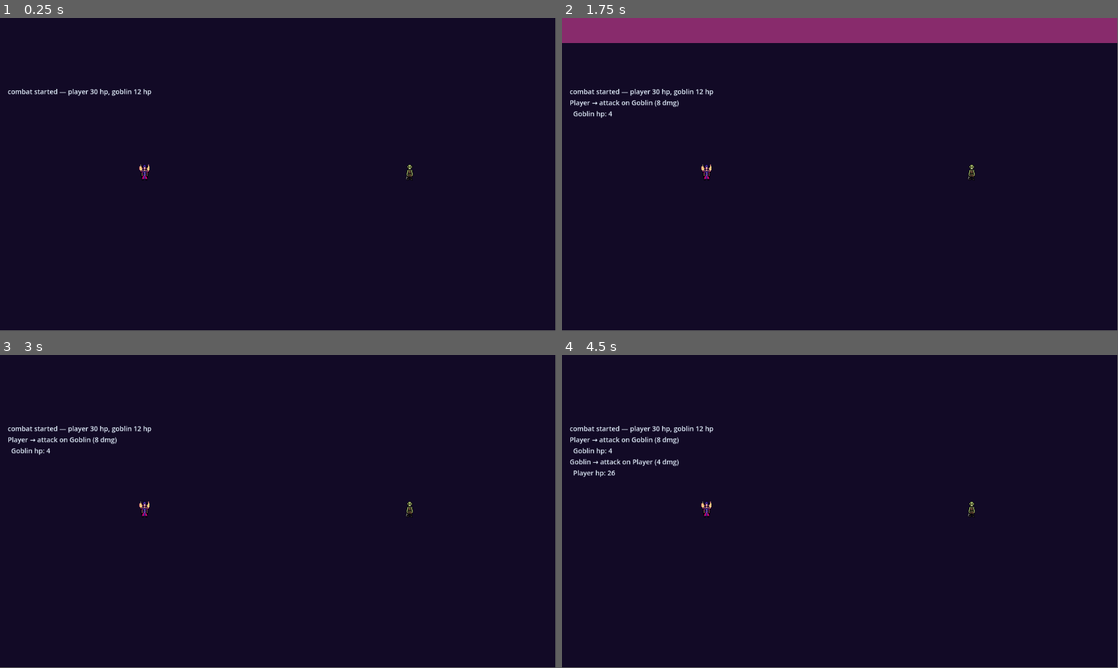
Above: before the commit, frames 1-4 (two rows, left to right).
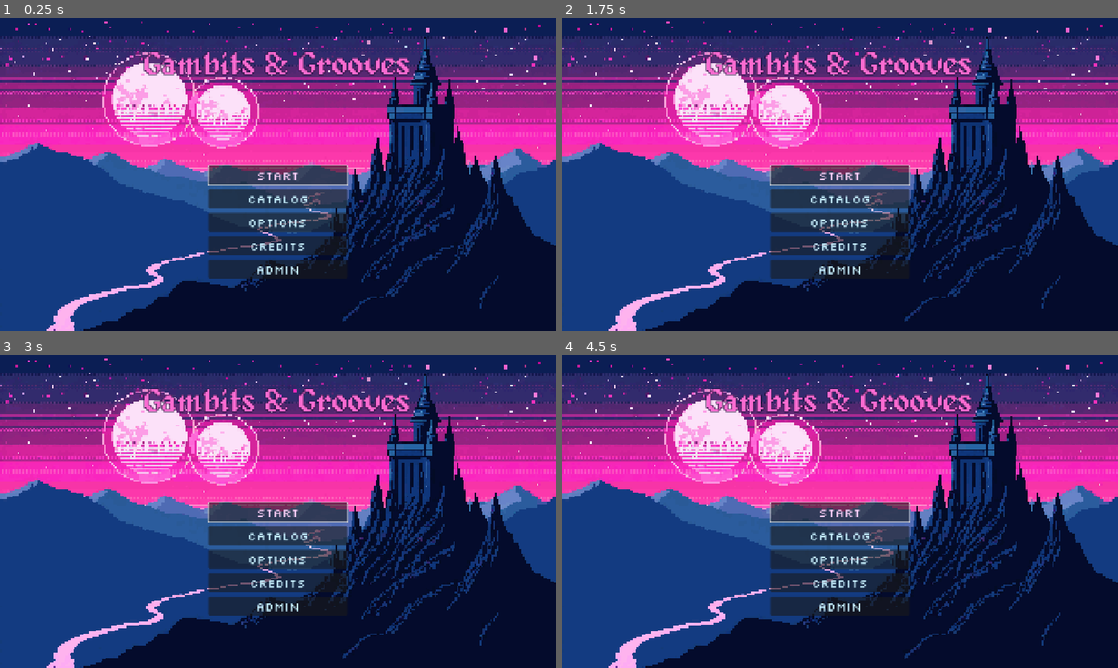
Above: after the commit, the same moments.

Repository: Kyle01/harmonic_gambit
Game: Godot game, scene res://scenes/ui/main_menu.tscn
The game is run twice, just before and just after one commit, with the same random seed, the same clock (stepped at 60 frames per second) and the same inputs. Before the commit the project starts from res://scenes/levels/test_arena.tscn.
Inputs (mouse positions are in pixels of both pictures, inside the frame that each line leads up to):
- Up to frame 1 (0.25 s): no input
- Up to frame 2 (1.75 s): click (840, 199) at 0.5 s, where only the run after the commit has a clickable "Catalog"; click (612, 309) at 1.25 s, where only the run after the commit has a clickable "Back to Menu"
- Up to frame 3 (3 s): click (278, 558) at 2 s, where only the run after the commit has a clickable "Options"; click (50, 646) at 2.75 s, where only the run after the commit has a clickable "Back to Menu"
- Up to frame 4 (4.5 s): click (840, 583) at 3.5 s, where only the run after the commit has a clickable "Credits"; click (612, 646) at 4.25 s, where only the run after the commit has a clickable "Back to Menu"
In our replay, the window is 799x449 before the commit and 800x450 after it. These sizes can differ from the game's own. Grey fills any space a smaller window leaves; there, only what the larger window draws over its background counts as a difference.

The runs differ from the first frame. In frame 1, 75% of the frame differs, in the area x 0-100%, y 0-100%; in frame 2, 75%; in frame 3, 75%; in frame 4, 75%.

Commit message:
feat: switch-friendly 1280x720 display and main menu with 5 placeholder pages
- project.godot: add [display] block at 1280×720 (Switch handheld
  native), stretch=canvas_items, aspect=keep. Set main scene to
  the new menu.
- main_menu.tscn: vaporwave backdrop, alagard title "Gambits &
  Grooves", silkscreen button column (Start, Catalog, Options,
  Credits, ADMIN).
- 5 placeholder pages share placeholder_page.gd — Back button +
  ui_cancel both route back to the menu via
  change_scene_to_file().

Direct scene transitions (no SceneRouter autoload) — promote
when run-flow demands shared transition state.

Co-Authored-By: Claude Opus 4.7 <noreply@anthropic.com>

Diff:
--- a/project.godot
+++ b/project.godot
@@ -11,7 +11,7 @@
 [application]
 
 config/name="harmonic rogue"
-run/main_scene="res://scenes/levels/test_arena.tscn"
+run/main_scene="res://scenes/ui/main_menu.tscn"
 config/features=PackedStringArray("4.6", "GL Compatibility")
 config/icon="res://icon.svg"
 
@@ -28,6 +28,13 @@
 MCPInputService="*res://addons/godot_mcp/mcp_input_service.gd"
 MCPGameInspector="*res://addons/godot_mcp/mcp_game_inspector_service.gd"
 
+[display]
+
+window/size/viewport_width=1280
+window/size/viewport_height=720
+window/stretch/mode="canvas_items"
+window/stretch/aspect="keep"
+
 [editor_plugins]
 
 enabled=PackedStringArray("res://addons/godot_mcp/plugin.cfg")
--- /dev/null
+++ b/scenes/ui/admin_placeholder.tscn
@@ -0,0 +1,60 @@
+[gd_scene load_steps=4 format=3]
+
+[ext_resource type="Script" path="res://scenes/ui/placeholder_page.gd" id="1_script"]
+[ext_resource type="FontFile" path="res://assets/fonts/alagard.ttf" id="2_title_font"]
+[ext_resource type="FontFile" path="res://assets/fonts/silkscreen.ttf" id="3_ui_font"]
+
+[node name="Placeholder" type="Control"]
+anchors_preset = 15
+anchor_right = 1.0
+anchor_bottom = 1.0
+grow_horizontal = 2
+grow_vertical = 2
+script = ExtResource("1_script")
+
+[node name="Background" type="ColorRect" parent="."]
+anchors_preset = 15
+anchor_right = 1.0
+anchor_bottom = 1.0
+grow_horizontal = 2
+grow_vertical = 2
+color = Color(0.08, 0.04, 0.18, 1)
+mouse_filter = 2
+
+[node name="TitleLabel" type="Label" parent="."]
+anchors_preset = 8
+anchor_left = 0.5
+anchor_top = 0.5
+anchor_right = 0.5
+anchor_bottom = 0.5
+offset_left = -400.0
+offset_top = -64.0
+offset_right = 400.0
+offset_bottom = 64.0
+grow_horizontal = 2
+grow_vertical = 2
+theme_override_colors/font_color = Color(0.98, 0.42, 0.82, 1)
+theme_override_colors/font_outline_color = Color(0.12, 0.04, 0.22, 1)
+theme_override_constants/outline_size = 4
+theme_override_fonts/font = ExtResource("2_title_font")
+theme_override_font_sizes/font_size = 48
+text = "ADMIN — Coming Soon"
+horizontal_alignment = 1
+vertical_alignment = 1
+mouse_filter = 2
+
+[node name="BackButton" type="Button" parent="."]
+anchors_preset = 2
+anchor_top = 1.0
+anchor_bottom = 1.0
+offset_left = 24.0
+offset_top = -72.0
+offset_right = 200.0
+offset_bottom = -24.0
+grow_vertical = 0
+theme_override_colors/font_color = Color(0.78, 0.94, 1, 1)
+theme_override_colors/font_hover_color = Color(1, 0.82, 0.98, 1)
+theme_override_colors/font_focus_color = Color(1, 0.82, 0.98, 1)
+theme_override_fonts/font = ExtResource("3_ui_font")
+theme_override_font_sizes/font_size = 22
+text = "Back to Menu"
--- /dev/null
+++ b/scenes/ui/catalog_placeholder.tscn
@@ -0,0 +1,60 @@
+[gd_scene load_steps=4 format=3]
+
+[ext_resource type="Script" path="res://scenes/ui/placeholder_page.gd" id="1_script"]
+[ext_resource type="FontFile" path="res://assets/fonts/alagard.ttf" id="2_title_font"]
+[ext_resource type="FontFile" path="res://assets/fonts/silkscreen.ttf" id="3_ui_font"]
+
+[node name="Placeholder" type="Control"]
+anchors_preset = 15
+anchor_right = 1.0
+anchor_bottom = 1.0
+grow_horizontal = 2
+grow_vertical = 2
+script = ExtResource("1_script")
+
+[node name="Background" type="ColorRect" parent="."]
+anchors_preset = 15
+anchor_right = 1.0
+anchor_bottom = 1.0
+grow_horizontal = 2
+grow_vertical = 2
+color = Color(0.08, 0.04, 0.18, 1)
+mouse_filter = 2
+
+[node name="TitleLabel" type="Label" parent="."]
+anchors_preset = 8
+anchor_left = 0.5
+anchor_top = 0.5
+anchor_right = 0.5
+anchor_bottom = 0.5
+offset_left = -400.0
+offset_top = -64.0
+offset_right = 400.0
+offset_bottom = 64.0
+grow_horizontal = 2
+grow_vertical = 2
+theme_override_colors/font_color = Color(0.98, 0.42, 0.82, 1)
+theme_override_colors/font_outline_color = Color(0.12, 0.04, 0.22, 1)
+theme_override_constants/outline_size = 4
+theme_override_fonts/font = ExtResource("2_title_font")
+theme_override_font_sizes/font_size = 48
+text = "Catalog — Coming Soon"
+horizontal_alignment = 1
+vertical_alignment = 1
+mouse_filter = 2
+
+[node name="BackButton" type="Button" parent="."]
+anchors_preset = 2
+anchor_top = 1.0
+anchor_bottom = 1.0
+offset_left = 24.0
+offset_top = -72.0
+offset_right = 200.0
+offset_bottom = -24.0
+grow_vertical = 0
+theme_override_colors/font_color = Color(0.78, 0.94, 1, 1)
+theme_override_colors/font_hover_color = Color(1, 0.82, 0.98, 1)
+theme_override_colors/font_focus_color = Color(1, 0.82, 0.98, 1)
+theme_override_fonts/font = ExtResource("3_ui_font")
+theme_override_font_sizes/font_size = 22
+text = "Back to Menu"
--- /dev/null
+++ b/scenes/ui/credits_placeholder.tscn
@@ -0,0 +1,60 @@
+[gd_scene load_steps=4 format=3]
+
+[ext_resource type="Script" path="res://scenes/ui/placeholder_page.gd" id="1_script"]
+[ext_resource type="FontFile" path="res://assets/fonts/alagard.ttf" id="2_title_font"]
+[ext_resource type="FontFile" path="res://assets/fonts/silkscreen.ttf" id="3_ui_font"]
+
+[node name="Placeholder" type="Control"]
+anchors_preset = 15
+anchor_right = 1.0
+anchor_bottom = 1.0
+grow_horizontal = 2
+grow_vertical = 2
+script = ExtResource("1_script")
+
+[node name="Background" type="ColorRect" parent="."]
+anchors_preset = 15
+anchor_right = 1.0
+anchor_bottom = 1.0
+grow_horizontal = 2
+grow_vertical = 2
+color = Color(0.08, 0.04, 0.18, 1)
+mouse_filter = 2
+
+[node name="TitleLabel" type="Label" parent="."]
+anchors_preset = 8
+anchor_left = 0.5
+anchor_top = 0.5
+anchor_right = 0.5
+anchor_bottom = 0.5
+offset_left = -400.0
+offset_top = -64.0
+offset_right = 400.0
+offset_bottom = 64.0
+grow_horizontal = 2
+grow_vertical = 2
+theme_override_colors/font_color = Color(0.98, 0.42, 0.82, 1)
+theme_override_colors/font_outline_color = Color(0.12, 0.04, 0.22, 1)
+theme_override_constants/outline_size = 4
+theme_override_fonts/font = ExtResource("2_title_font")
+theme_override_font_sizes/font_size = 48
+text = "Credits — Coming Soon"
+horizontal_alignment = 1
+vertical_alignment = 1
+mouse_filter = 2
+
+[node name="BackButton" type="Button" parent="."]
+anchors_preset = 2
+anchor_top = 1.0
+anchor_bottom = 1.0
+offset_left = 24.0
+offset_top = -72.0
+offset_right = 200.0
+offset_bottom = -24.0
+grow_vertical = 0
+theme_override_colors/font_color = Color(0.78, 0.94, 1, 1)
+theme_override_colors/font_hover_color = Color(1, 0.82, 0.98, 1)
+theme_override_colors/font_focus_color = Color(1, 0.82, 0.98, 1)
+theme_override_fonts/font = ExtResource("3_ui_font")
+theme_override_font_sizes/font_size = 22
+text = "Back to Menu"
--- /dev/null
+++ b/scenes/ui/main_menu.gd
@@ -0,0 +1,21 @@
+class_name MainMenu
+extends Control
+
+@onready var start_button: Button = $Buttons/StartButton
+@onready var catalog_button: Button = $Buttons/CatalogButton
+@onready var options_button: Button = $Buttons/OptionsButton
+@onready var credits_button: Button = $Buttons/CreditsButton
+@onready var admin_button: Button = $Buttons/AdminButton
+
+
+func _ready() -> void:
+	start_button.pressed.connect(_go.bind("res://scenes/ui/start_placeholder.tscn"))
+	catalog_button.pressed.connect(_go.bind("res://scenes/ui/catalog_placeholder.tscn"))
+	options_button.pressed.connect(_go.bind("res://scenes/ui/options_placeholder.tscn"))
+	credits_button.pressed.connect(_go.bind("res://scenes/ui/credits_placeholder.tscn"))
+	admin_button.pressed.connect(_go.bind("res://scenes/ui/admin_placeholder.tscn"))
+	start_button.grab_focus()
+
+
+func _go(path: String) -> void:
+	get_tree().change_scene_to_file(path)
--- /dev/null
+++ b/scenes/ui/main_menu.tscn
@@ -0,0 +1,110 @@
+[gd_scene load_steps=5 format=3]
+
+[ext_resource type="Script" path="res://scenes/ui/main_menu.gd" id="1_script"]
+[ext_resource type="Texture2D" path="res://assets/sprites/ui/main_menu_bg.png" id="2_bg"]
+[ext_resource type="FontFile" path="res://assets/fonts/alagard.ttf" id="3_title_font"]
+[ext_resource type="FontFile" path="res://assets/fonts/silkscreen.ttf" id="4_ui_font"]
+
+[node name="MainMenu" type="Control"]
+anchors_preset = 15
+anchor_right = 1.0
+anchor_bottom = 1.0
+grow_horizontal = 2
+grow_vertical = 2
+script = ExtResource("1_script")
+
+[node name="BackdropTint" type="ColorRect" parent="."]
+anchors_preset = 15
+anchor_right = 1.0
+anchor_bottom = 1.0
+grow_horizontal = 2
+grow_vertical = 2
+color = Color(0.08, 0.04, 0.18, 1)
+mouse_filter = 2
+
+[node name="Background" type="TextureRect" parent="."]
+anchors_preset = 15
+anchor_right = 1.0
+anchor_bottom = 1.0
+grow_horizontal = 2
+grow_vertical = 2
+texture = ExtResource("2_bg")
+expand_mode = 1
+stretch_mode = 6
+texture_filter = 1
+mouse_filter = 2
+
+[node name="Title" type="Label" parent="."]
+anchors_preset = 10
+anchor_right = 1.0
+offset_top = 60.0
+offset_bottom = 160.0
+grow_horizontal = 2
+theme_override_colors/font_color = Color(0.98, 0.42, 0.82, 1)
+theme_override_colors/font_outline_color = Color(0.12, 0.04, 0.22, 1)
+theme_override_constants/outline_size = 6
+theme_override_fonts/font = ExtResource("3_title_font")
+theme_override_font_sizes/font_size = 72
+text = "Gambits & Grooves"
+horizontal_alignment = 1
+vertical_alignment = 1
+mouse_filter = 2
+
+[node name="Buttons" type="VBoxContainer" parent="."]
+anchors_preset = 8
+anchor_left = 0.5
+anchor_top = 0.5
+anchor_right = 0.5
+anchor_bottom = 0.5
+offset_left = -160.0
+offset_top = -20.0
+offset_right = 160.0
+offset_bottom = 260.0
+grow_horizontal = 2
+grow_vertical = 2
+theme_override_constants/separation = 10
+
+[node name="StartButton" type="Button" parent="Buttons"]
+layout_mode = 2
+theme_override_colors/font_color = Color(0.78, 0.94, 1, 1)
+theme_override_colors/font_hover_color = Color(1, 0.82, 0.98, 1)
+theme_override_colors/font_focus_color = Color(1, 0.82, 0.98, 1)
+theme_override_fonts/font = ExtResource("4_ui_font")
+theme_override_font_sizes/font_size = 28
+text = "Start"
+
+[node name="CatalogButton" type="Button" parent="Buttons"]
+layout_mode = 2
+theme_override_colors/font_color = Color(0.78, 0.94, 1, 1)
+theme_override_colors/font_hover_color = Color(1, 0.82, 0.98, 1)
+theme_override_colors/font_focus_color = Color(1, 0.82, 0.98, 1)
+theme_override_fonts/font = ExtResource("4_ui_font")
+theme_override_font_sizes/font_size = 28
+text = "Catalog"
+
+[node name="OptionsButton" type="Button" parent="Buttons"]
+layout_mode = 2
+theme_override_colors/font_color = Color(0.78, 0.94, 1, 1)
+theme_override_colors/font_hover_color = Color(1, 0.82, 0.98, 1)
+theme_override_colors/font_focus_color = Color(1, 0.82, 0.98, 1)
+theme_override_fonts/font = ExtResource("4_ui_font")
+theme_override_font_sizes/font_size = 28
+text = "Options"
+
+[node name="CreditsButton" type="Button" parent="Buttons"]
+layout_mode = 2
+theme_override_colors/font_color = Color(0.78, 0.94, 1, 1)
+theme_override_colors/font_hover_color = Color(1, 0.82, 0.98, 1)
+theme_override_colors/font_focus_color = Color(1, 0.82, 0.98, 1)
+theme_override_fonts/font = ExtResource("4_ui_font")
+theme_override_font_sizes/font_size = 28
+text = "Credits"
+
+[node name="AdminButton" type="Button" parent="Buttons"]
+layout_mode = 2
+theme_override_colors/font_color = Color(0.78, 0.94, 1, 1)
+theme_override_colors/font_hover_color = Color(1, 0.82, 0.98, 1)
+theme_override_colors/font_focus_color = Color(1, 0.82, 0.98, 1)
+theme_override_fonts/font = ExtResource("4_ui_font")
+theme_override_font_sizes/font_size = 28
+text = "ADMIN"
--- /dev/null
+++ b/scenes/ui/options_placeholder.tscn
@@ -0,0 +1,60 @@
+[gd_scene load_steps=4 format=3]
+
+[ext_resource type="Script" path="res://scenes/ui/placeholder_page.gd" id="1_script"]
+[ext_resource type="FontFile" path="res://assets/fonts/alagard.ttf" id="2_title_font"]
+[ext_resource type="FontFile" path="res://assets/fonts/silkscreen.ttf" id="3_ui_font"]
+
+[node name="Placeholder" type="Control"]
+anchors_preset = 15
+anchor_right = 1.0
+anchor_bottom = 1.0
+grow_horizontal = 2
+grow_vertical = 2
+script = ExtResource("1_script")
+
+[node name="Background" type="ColorRect" parent="."]
+anchors_preset = 15
+anchor_right = 1.0
+anchor_bottom = 1.0
+grow_horizontal = 2
+grow_vertical = 2
+color = Color(0.08, 0.04, 0.18, 1)
+mouse_filter = 2
+
+[node name="TitleLabel" type="Label" parent="."]
+anchors_preset = 8
+anchor_left = 0.5
+anchor_top = 0.5
+anchor_right = 0.5
+anchor_bottom = 0.5
+offset_left = -400.0
+offset_top = -64.0
+offset_right = 400.0
+offset_bottom = 64.0
+grow_horizontal = 2
+grow_vertical = 2
+theme_override_colors/font_color = Color(0.98, 0.42, 0.82, 1)
+theme_override_colors/font_outline_color = Color(0.12, 0.04, 0.22, 1)
+theme_override_constants/outline_size = 4
+theme_override_fonts/font = ExtResource("2_title_font")
+theme_override_font_sizes/font_size = 48
+text = "Options — Coming Soon"
+horizontal_alignment = 1
+vertical_alignment = 1
+mouse_filter = 2
+
+[node name="BackButton" type="Button" parent="."]
+anchors_preset = 2
+anchor_top = 1.0
+anchor_bottom = 1.0
+offset_left = 24.0
+offset_top = -72.0
+offset_right = 200.0
+offset_bottom = -24.0
+grow_vertical = 0
+theme_override_colors/font_color = Color(0.78, 0.94, 1, 1)
+theme_override_colors/font_hover_color = Color(1, 0.82, 0.98, 1)
+theme_override_colors/font_focus_color = Color(1, 0.82, 0.98, 1)
+theme_override_fonts/font = ExtResource("3_ui_font")
+theme_override_font_sizes/font_size = 22
+text = "Back to Menu"
--- /dev/null
+++ b/scenes/ui/placeholder_page.gd
@@ -0,0 +1,18 @@
+class_name PlaceholderPage
+extends Control
+
+@onready var back_button: Button = $BackButton
+
+
+func _ready() -> void:
+	back_button.pressed.connect(_back)
+	back_button.grab_focus()
+
+
+func _unhandled_input(event: InputEvent) -> void:
+	if event.is_action_pressed("ui_cancel"):
+		_back()
+
+
+func _back() -> void:
+	get_tree().change_scene_to_file("res://scenes/ui/main_menu.tscn")
--- /dev/null
+++ b/scenes/ui/start_placeholder.tscn
@@ -0,0 +1,60 @@
+[gd_scene load_steps=4 format=3]
+
+[ext_resource type="Script" path="res://scenes/ui/placeholder_page.gd" id="1_script"]
+[ext_resource type="FontFile" path="res://assets/fonts/alagard.ttf" id="2_title_font"]
+[ext_resource type="FontFile" path="res://assets/fonts/silkscreen.ttf" id="3_ui_font"]
+
+[node name="Placeholder" type="Control"]
+anchors_preset = 15
+anchor_right = 1.0
+anchor_bottom = 1.0
+grow_horizontal = 2
+grow_vertical = 2
+script = ExtResource("1_script")
+
+[node name="Background" type="ColorRect" parent="."]
+anchors_preset = 15
+anchor_right = 1.0
+anchor_bottom = 1.0
+grow_horizontal = 2
+grow_vertical = 2
+color = Color(0.08, 0.04, 0.18, 1)
+mouse_filter = 2
+
+[node name="TitleLabel" type="Label" parent="."]
+anchors_preset = 8
+anchor_left = 0.5
+anchor_top = 0.5
+anchor_right = 0.5
+anchor_bottom = 0.5
+offset_left = -400.0
+offset_top = -64.0
+offset_right = 400.0
+offset_bottom = 64.0
+grow_horizontal = 2
+grow_vertical = 2
+theme_override_colors/font_color = Color(0.98, 0.42, 0.82, 1)
+theme_override_colors/font_outline_color = Color(0.12, 0.04, 0.22, 1)
+theme_override_constants/outline_size = 4
+theme_override_fonts/font = ExtResource("2_title_font")
+theme_override_font_sizes/font_size = 48
+text = "Start — Coming Soon"
+horizontal_alignment = 1
+vertical_alignment = 1
+mouse_filter = 2
+
+[node name="BackButton" type="Button" parent="."]
+anchors_preset = 2
+anchor_top = 1.0
+anchor_bottom = 1.0
+offset_left = 24.0
+offset_top = -72.0
+offset_right = 200.0
+offset_bottom = -24.0
+grow_vertical = 0
+theme_override_colors/font_color = Color(0.78, 0.94, 1, 1)
+theme_override_colors/font_hover_color = Color(1, 0.82, 0.98, 1)
+theme_override_colors/font_focus_color = Color(1, 0.82, 0.98, 1)
+theme_override_fonts/font = ExtResource("3_ui_font")
+theme_override_font_sizes/font_size = 22
+text = "Back to Menu"
Not shown, added: scenes/ui/main_menu.gd.uid
Not shown, added: scenes/ui/placeholder_page.gd.uid
